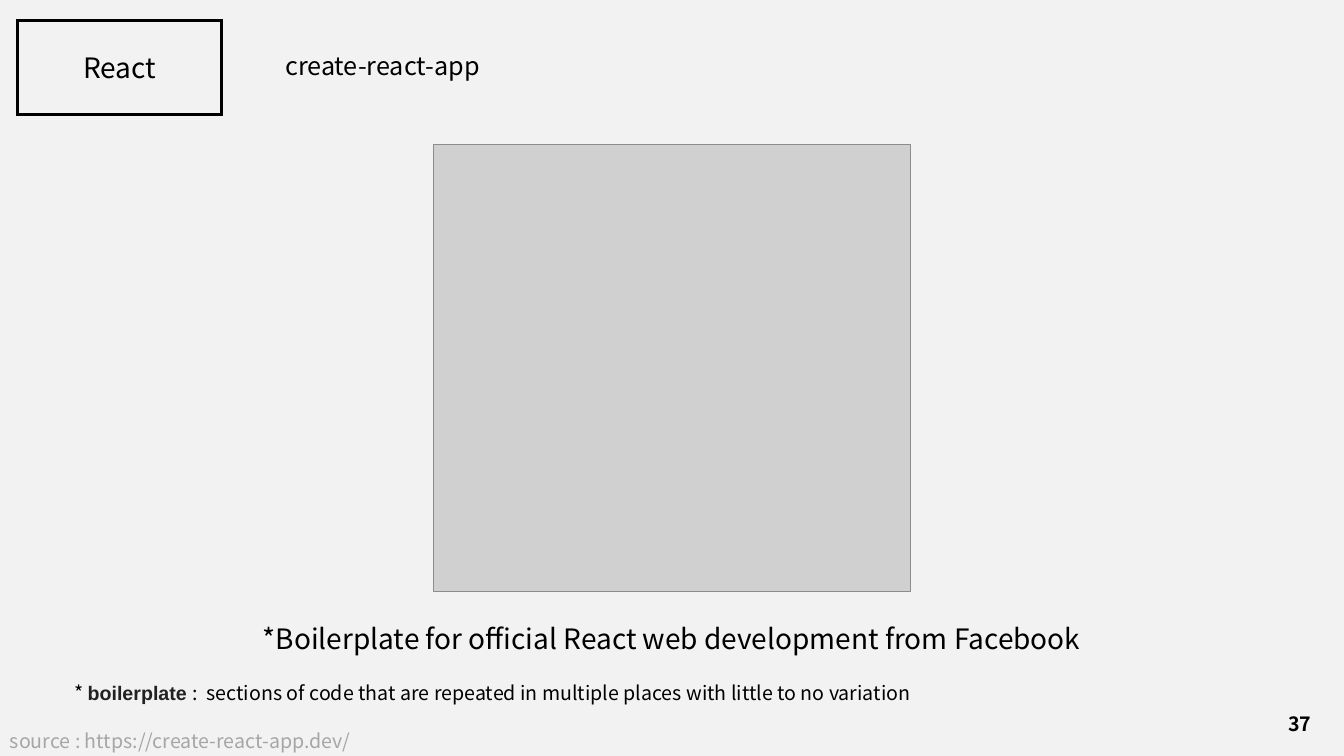
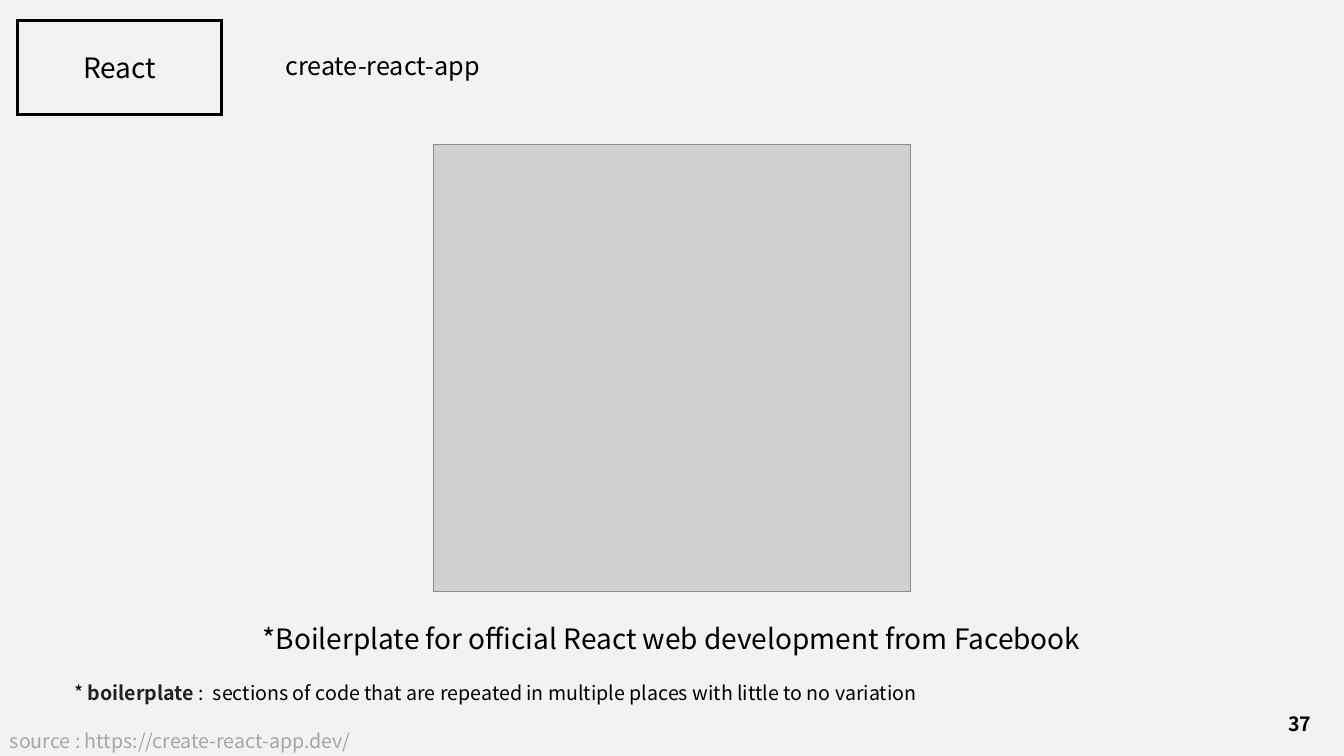
Before and after one commit to J3SUNG/Seminar, a slide deck: slide 37 of 210201_React.pptx. Drawn at 1344x756 pixels with LibreOffice and Linux fonts; fonts in the diff are those of the drawing; grey boxes stand for pictures. Boxes give left, top, right and bottom in pixels: in the first picture for what was removed or moved away, otherwise in the second. Text is boxed around its words. In the diff, an @@ line names an element or a change of style, - is before the commit and + after.

```diff
--- a/210201_React.pptx
+++ b/210201_React.pptx
@@ text "* boilerplate : sections of ..." at box(88, 684, 916, 705): font Arial to Noto Sans CJK KR in "boilerplate" @@
```
Also in this commit, not shown: 2 slides added, 1 other file.
